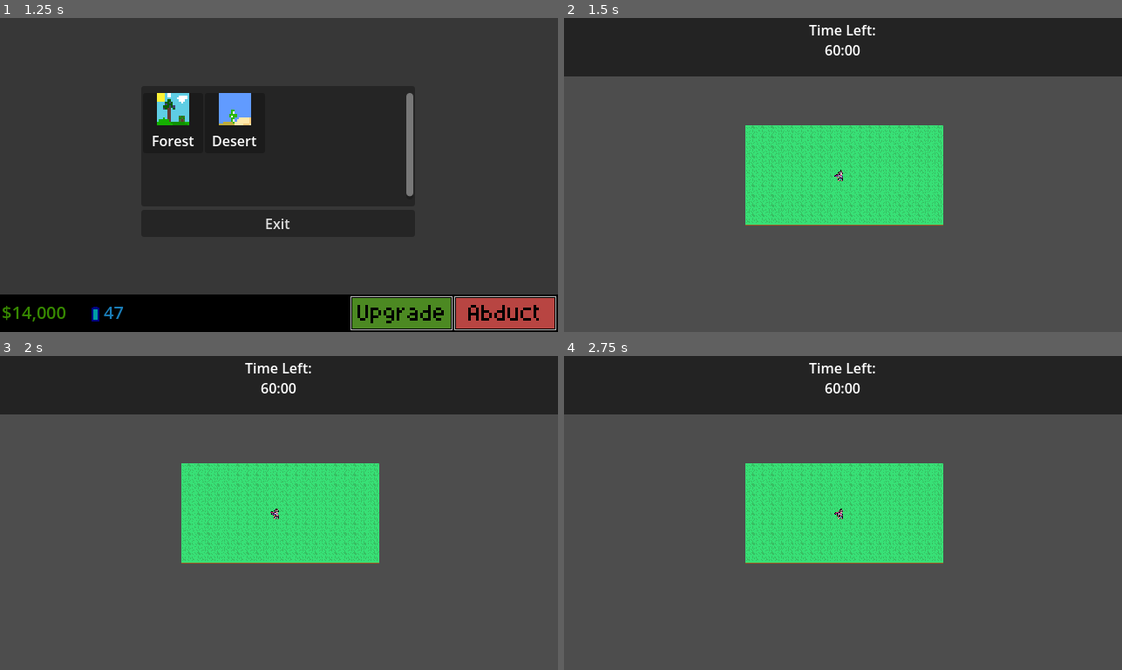
Above: before the commit, frames 1-4 (two rows, left to right).
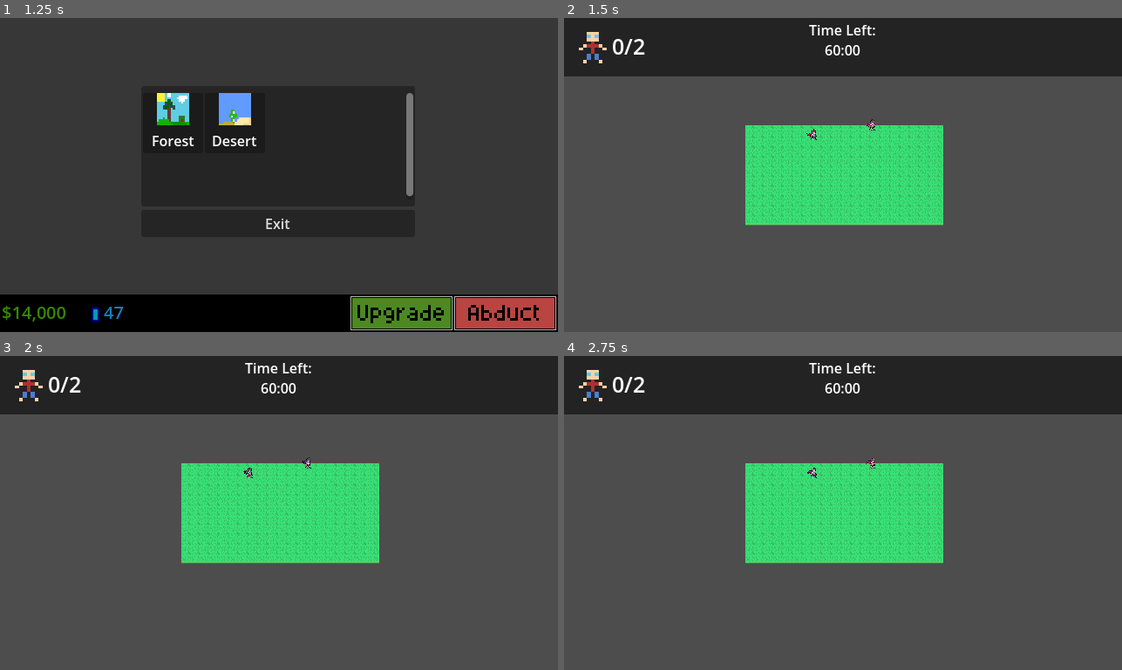
Above: after the commit, the same moments.

Repository: ottercorporationofficial-afk/Abduction
Game: Godot game, scene res://src/main.tscn
The game is run twice, just before and just after one commit, with the same random seed, the same clock (stepped at 60 frames per second) and the same inputs.
Inputs (mouse positions are in pixels of both pictures, inside the frame that each line leads up to):
- Up to frame 1 (1.25 s): click (507, 313) at 0.5 s
- Up to frame 2 (1.5 s): click (736, 121) at 1.27 s
- Up to frame 3 (2 s): no input
- Up to frame 4 (2.75 s): tap Enter at 2 s; move the mouse to (843, 513) at 2.02 s; click (843, 513) at 2.17 s

Frame 1 is identical in both runs. In frame 2, 0.4% of the frame differs, in the area x 2-56%, y 4-52%; in frame 3, 0.4%; in frame 4, 0.4%.

Commit message:
continued work on level setup, added being amounts and being data so now you can dynamically create and load a level through the data.

Diff:
--- /dev/null
+++ b/Data/BeingData/BeingData.gd
@@ -0,0 +1,18 @@
+extends Node
+
+const HUMAN = preload("uid://ga6sxr7qdr31")
+
+
+var data: Array[Being] = [
+	Being.new({
+		"id": "Human",
+		"name": "Human",
+		"scene": HUMAN,
+	}),
+	]
+
+func get_being(id: String) -> Being:
+	for b in data:
+		if b.id == id:
+			return b
+	return null
--- a/Data/LevelData/Level.gd
+++ b/Data/LevelData/Level.gd
@@ -8,10 +8,17 @@
 var grid_size: Vector2i
 
 
+###
+var being_amount : int ## amount of beings to be spawned
+var beings : Array
+
+
 func _init(data: Dictionary = {}) -> void:
 	if data.is_empty(): return
 	id = data.id
 	name = data.name
 	texture = load("res://Art/Levels/Icons/%s.png" % id)
 	cost = data.cost
+	being_amount = data.being_amount
+	beings = data.beings
 	grid_size = data.grid_size
--- a/Data/LevelData/LevelStorage.gd
+++ b/Data/LevelData/LevelStorage.gd
@@ -6,12 +6,16 @@
 		"name": "Forest",
 		"cost": 0,
 		"grid_size": Vector2i(20, 10),
+		"beings" : ["Human"],
+		"being_amount" : 2
 	}),
 	Level.new({
 		"id": "desert",
 		"name": "Desert",
 		"cost": 100,
 		"grid_size": Vector2i(5, 5),
+		"beings" : ["Human"],
+		"being_amount" : 2
 	})
 ]
 
--- /dev/null
+++ b/Entities/Being.gd
@@ -0,0 +1,14 @@
+class_name Being
+extends RefCounted
+
+
+var id : String
+var name: String
+var scene : PackedScene
+
+
+func _init(data: Dictionary) -> void:
+	if data.is_empty(): return
+	id = data.id
+	name = data.name
+	scene = data.scene
--- a/Levels/abduction.gd
+++ b/Levels/abduction.gd
@@ -1,8 +1,19 @@
 class_name abduction_scene
 extends Node2D
 
+
+## Information Setup
+@onready var beings_captured: RichTextLabel = $CanvasLayer/StatusBar/BeingsCaptured/BeingsCaptured
+
+
+## Tile/map setup
 @onready var tile_scene = preload("uid://bi823t1sdslcb")
 @onready var grid: Node2D = $Grid
+
+## Level Information
+var being_amount : int
+var beings : Array
+
 
 var level_data : Level
 var tiles = []
@@ -12,6 +23,8 @@
 
 func setup(level):
 	level_data = level
+	being_amount = level_data.being_amount
+	beings = level_data.beings
 
 	grid_size = level_data.grid_size
 
@@ -30,3 +43,33 @@
 	var grid_pixel_size = Vector2(grid_size) * tile_size
 
 	grid.position = (screen_size - grid_pixel_size) / 2
+
+	beings_captured.text = "0/" + str(being_amount)
+
+	spawn_beings()
+
+func spawn_beings():
+	for i in range(being_amount):
+
+		# pick a random type from allowed pool
+		var id = beings.pick_random()
+
+		var being_data = BeingData.get_being(id)
+
+		if being_data == null:
+			push_error("Invalid being id: " + str(id))
+			continue
+
+		var being = being_data.scene.instantiate()
+
+		# optional setup
+		if being.has_method("setup"):
+			being.setup(being_data)
+
+		# random tile
+		var x = randi() % grid_size.x
+		var y = randi() % grid_size.y
+
+		being.position = Vector2(x * tile_size.x, y * tile_size.y)
+
+		grid.add_child(being)
--- a/Levels/abduction.tscn
+++ b/Levels/abduction.tscn
@@ -2,7 +2,7 @@
 
 [ext_resource type="Script" uid="uid://cyuwgh60rsil3" path="res://Levels/abduction.gd" id="1_4xjou"]
 [ext_resource type="Script" uid="uid://dsk7gdn1wkx0r" path="res://Levels/timer.gd" id="2_djug4"]
-[ext_resource type="PackedScene" uid="uid://ga6sxr7qdr31" path="res://Entities/human.tscn" id="3_tlovu"]
+[ext_resource type="Texture2D" uid="uid://ui38envdsjl8" path="res://Art/Guy.png" id="3_gpim5"]
 
 [node name="Abduction" type="Node2D" unique_id=1917941894]
 script = ExtResource("1_4xjou")
@@ -46,11 +46,37 @@
 offset_bottom = 33.5
 grow_horizontal = 2
 grow_vertical = 2
+text = "Timer
+99:99"
 horizontal_alignment = 1
+
+[node name="BeingsCaptured" type="Control" parent="CanvasLayer/StatusBar" unique_id=226723475]
+anchors_preset = 0
+offset_right = 40.0
+offset_bottom = 40.0
+
+[node name="TextureRect" type="TextureRect" parent="CanvasLayer/StatusBar/BeingsCaptured" unique_id=647847547]
+layout_mode = 0
+offset_left = 13.0
+offset_top = 12.0
+offset_right = 53.0
+offset_bottom = 52.0
+texture = ExtResource("3_gpim5")
+
+[node name="BeingsCaptured" type="RichTextLabel" parent="CanvasLayer/StatusBar/BeingsCaptured" unique_id=248862509]
+layout_mode = 0
+offset_left = 53.0
+offset_top = 13.0
+offset_right = 95.0
+offset_bottom = 53.0
+theme_override_font_sizes/normal_font_size = 25
+text = "0/5"
+fit_content = true
+scroll_active = false
+autowrap_mode = 0
+horizontal_alignment = 1
+vertical_alignment = 1
 
 [node name="Camera2D" type="Camera2D" parent="." unique_id=1984243342]
 position = Vector2(320, 182)
 zoom = Vector2(0.35, 0.35)
-
-[node name="Human" parent="." unique_id=75959660 instance=ExtResource("3_tlovu")]
-position = Vector2(312, 187)
--- a/Levels/tile.tscn
+++ b/Levels/tile.tscn
@@ -9,6 +9,7 @@
 anchor_bottom = 1.0
 grow_horizontal = 2
 grow_vertical = 2
+mouse_filter = 1
 
 [node name="TextureRect" type="TextureRect" parent="." unique_id=985537481]
 layout_mode = 0
--- a/project.godot
+++ b/project.godot
@@ -23,6 +23,7 @@
 Globals="*uid://fj5sy46tagfh"
 InputBlocker="*uid://db3bgpy5ojl6s"
 SceneManager="*uid://bhvgjat87gboa"
+BeingData="*uid://vbpg8uad7xa7"
 
 [display]
 
--- a/src/UI/popupmanager.gd
+++ b/src/UI/popupmanager.gd
@@ -27,7 +27,7 @@
 	move_child(popup, get_child_count() - 1)   # top
 
 
-	InputBlocker.lock(popup)
+	#InputBlocker.lock(popup)
 
 	darken.show()
 
@@ -43,7 +43,7 @@
 	if popup.get_parent() == self:
 		remove_child(popup)
 
-	InputBlocker.unlock(popup)
+	#InputBlocker.unlock(popup)
 
 	if stack.is_empty():
 		blocker.hide()
Binary file added: Art/Guy.png
Not shown, added: Art/Guy.png.import
Not shown, added: Data/BeingData/BeingData.gd.uid
Not shown, added: Entities/Being.gd.uid
